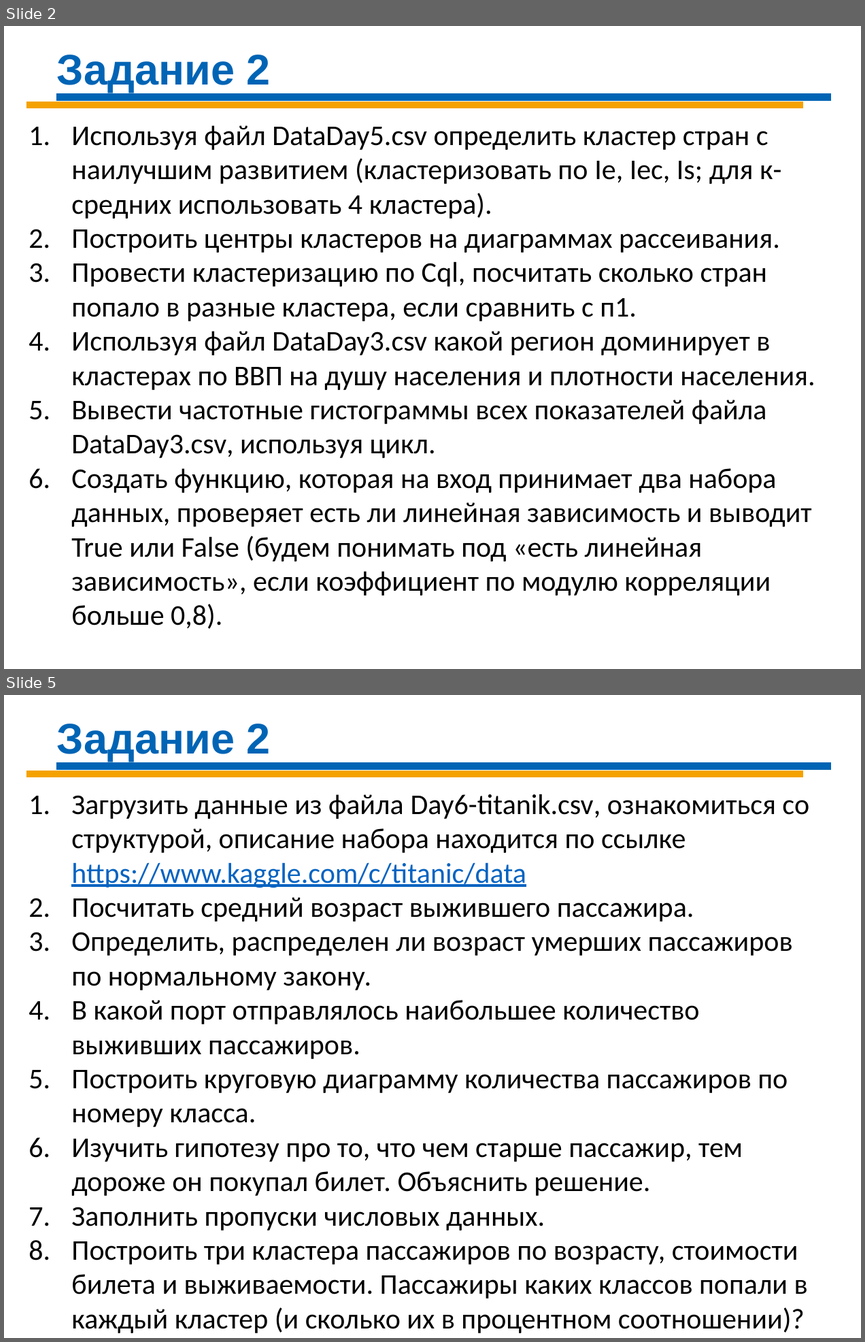
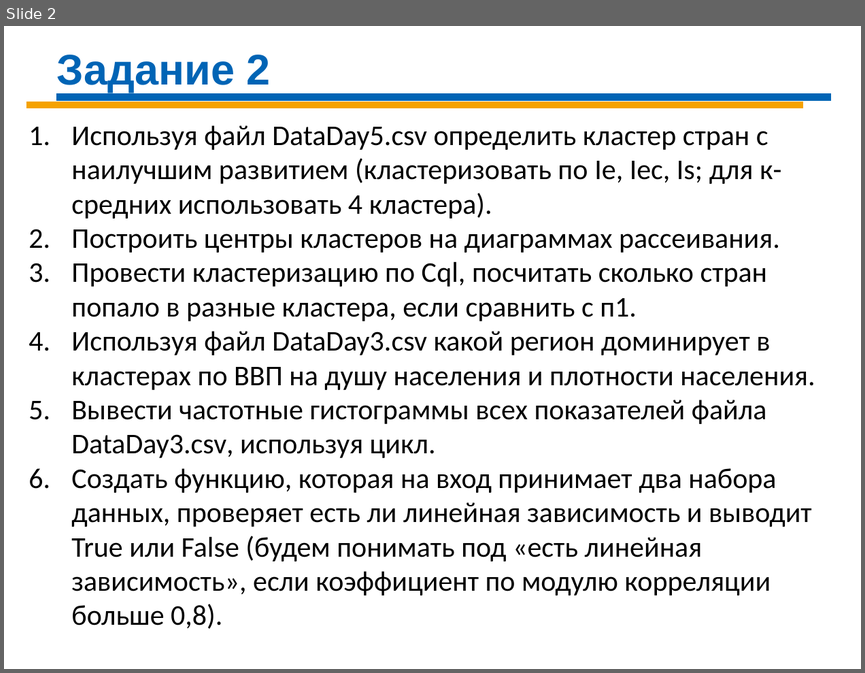
Before and after one commit to Demolis/Infopulse, a slide deck: Tue-Thr/DS-Day-08 R.pptx. Shown one above the other, each under a label of ours: slides 2 and 5 before the commit, slide 2 after it; the slides between them are not shown. The pictures are 865x1342 and 865x673 pixels, drawn with LibreOffice and Linux fonts; fonts in the diff are those of the drawing. Boxes give left, top, right and bottom in pixels: in the first picture for what was removed or moved away, otherwise in the second. Text is boxed around its words. In the diff, an @@ line names an element or a change of style, - is before the commit and + after.

```diff
--- a/Tue-Thr/DS-Day-08 R.pptx
+++ b/Tue-Thr/DS-Day-08 R.pptx
@@ slide 5 removed at box(4, 695, 861, 1338), background #FFFFFF @@
@@ text removed at box(57, 724, 271, 762) @@
-Задание 2
@@ line removed from (26, 774) to (802, 774) @@
@@ line removed from (56, 766) to (831, 766) @@
@@ text removed at box(71, 794, 809, 1333) @@
-1. Загрузить данные из файла Day6-titanik.csv, ознакомиться со структурой, описание набора находится по ссылке https://www.kaggle.com/c/titanic/data
-2. Посчитать средний возраст выжившего пассажира.
-3. Определить, распределен ли возраст умерших пассажиров по нормальному закону.
-4. В какой порт отправлялось наибольшее количество выживших пассажиров.
-5. Построить круговую диаграмму количества пассажиров по номеру класса.
-6. Изучить гипотезу про то, что чем старше пассажир, тем дороже он покупал билет. Объяснить решение.
-7. Заполнить пропуски числовых данных.
-8. Построить три кластера пассажиров по возрасту, стоимости билета и выживаемости. Пассажиры каких классов попали в каждый кластер (и сколько их в процентном соотношении)?
```
Also in this commit, not shown: 2 other slides removed, 1 other file.
